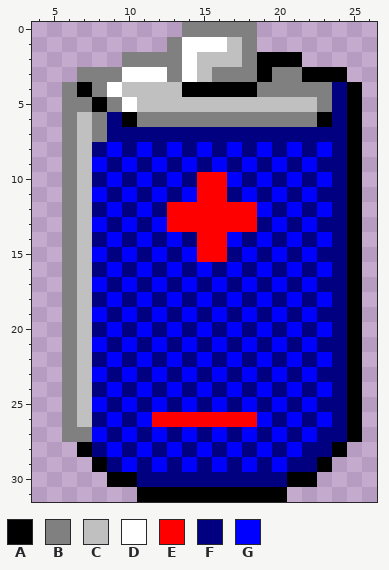
One commit to this pixel-art sprite: resources/images/battery_100~color.png. That is the earlier state.
The file is 32x32 pixels. Shown: x 4..26, y 0..31.
Palette (. is transparent): A #000000  B #808080  C #c0c0c0  D #ffffff  E #ff0000  F #000080  G #0000ff
Pixels before, first column x 6:
 0 ........BBBBB.......
 1 .......BDDDCB.......
 2 ....BBBBDCCCBAAA....
 3 .BBBDDDBDCBBBABBAAA.
 4 BABDCCCCAAAAABBBBBFA
 5 BBABDCCCCCCCCCCCCBFA
 6 BCBFABBBBBBBBBBBBAFA
 7 BCBFFFFFFFFFFFFFFFFA
 8 BCFGFGFGFGFGFGFGFGFA
 9 BCGFGFGFGFGFGFGFGFFA
10 BCFGFGFGFEEGFGFGFGFA
11 BCGFGFGFGEEFGFGFGFFA
12 BCFGFGFEEEEEEGFGFGFA
13 BCGFGFGEEEEEEFGFGFFA
14 BCFGFGFGFEEGFGFGFGFA
15 BCGFGFGFGEEFGFGFGFFA
16 BCFGFGFGFGFGFGFGFGFA
17 BCGFGFGFGFGFGFGFGFFA
18 BCFGFGFGFGFGFGFGFGFA
19 BCGFGFGFGFGFGFGFGFFA
20 BCFGFGFGFGFGFGFGFGFA
21 BCGFGFGFGFGFGFGFGFFA
22 BCFGFGFGFGFGFGFGFGFA
23 BCGFGFGFGFGFGFGFGFFA
24 BCFGFGFGFGFGFGFGFGFA
25 BCGFGFGFGFGFGFGFGFFA
26 BCFGFGEEEEEEEGFGFGFA
27 BBGFGFGFGFGFGFGFGFFA
28 .AFGFGFGFGFGFGFGFFA.
29 ..AFGFGFGFGFGFGFFA..
30 ...AAFFFFFFFFFFAA...
31 .....AAAAAAAAAA.....
After:
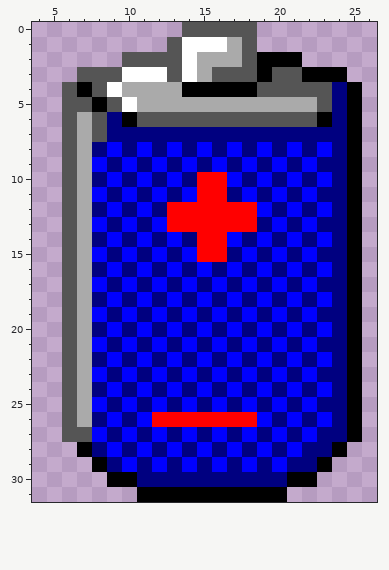
Change:
colour B: #808080 -> #555555
colour C: #c0c0c0 -> #aaaaaa
Boxes around the changes in both pictures, in picture pixels (x1, y1, x2, y2):
changed: (62, 22, 332, 442)
